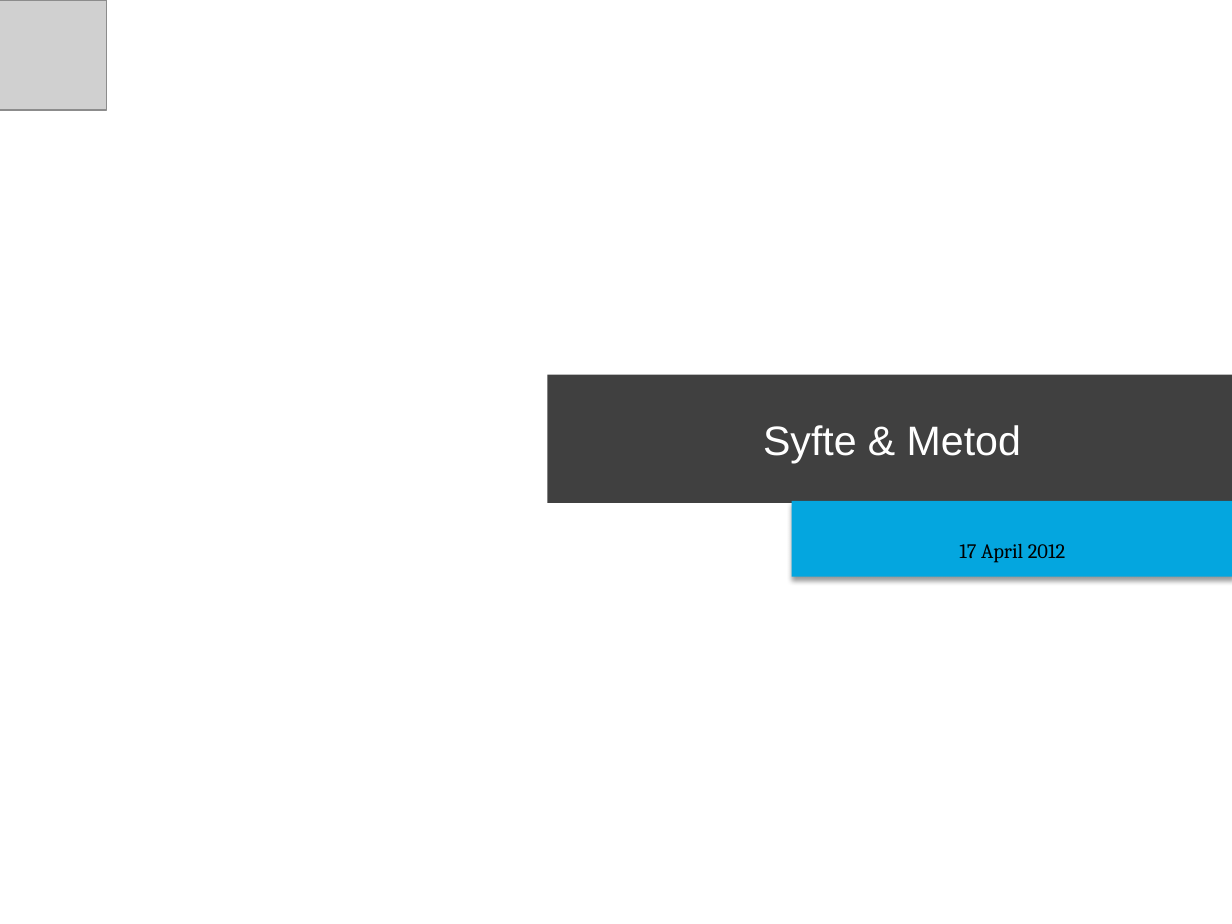
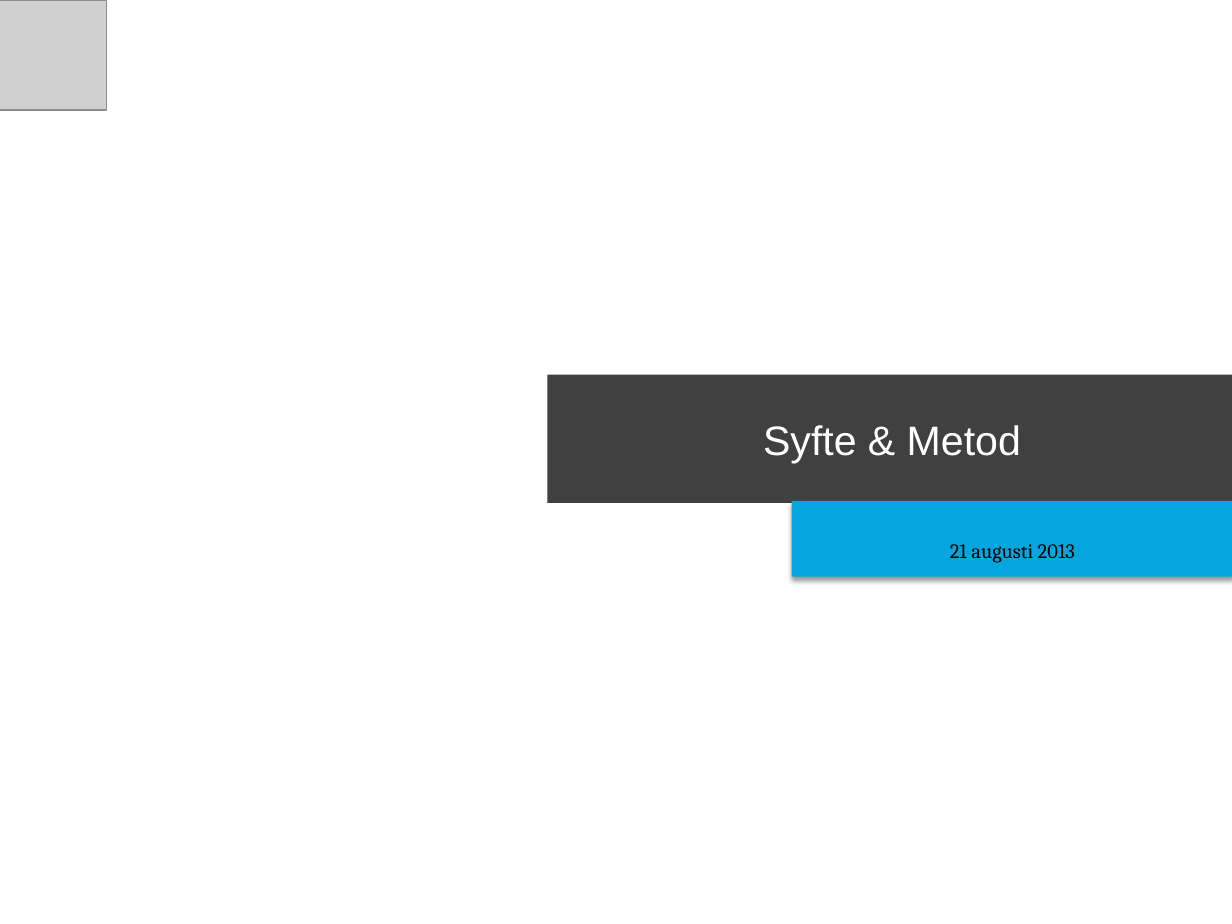
Before and after one commit to eduardocastaneda/exjobb, a slide deck: slide 18 of presentation/exjobbspresentationrecover.pptx. Drawn at 1232x924 pixels with LibreOffice and Linux fonts; fonts in the diff are those of the drawing; grey boxes stand for pictures; background and template pictures are left out. Boxes give left, top, right and bottom in pixels: in the first picture for what was removed or moved away, otherwise in the second. Text is boxed around its words. In the diff, an @@ line names an element or a change of style, - is before the commit and + after.

```diff
--- a/presentation/exjobbspresentationrecover.pptx
+++ b/presentation/exjobbspresentationrecover.pptx
@@ subtitle at (950, 544, 1075, 563): text changed @@
-17 April 2012
+21 augusti 2013
```
Also in this commit, not shown: 18 other slides changed, 7 other files.
